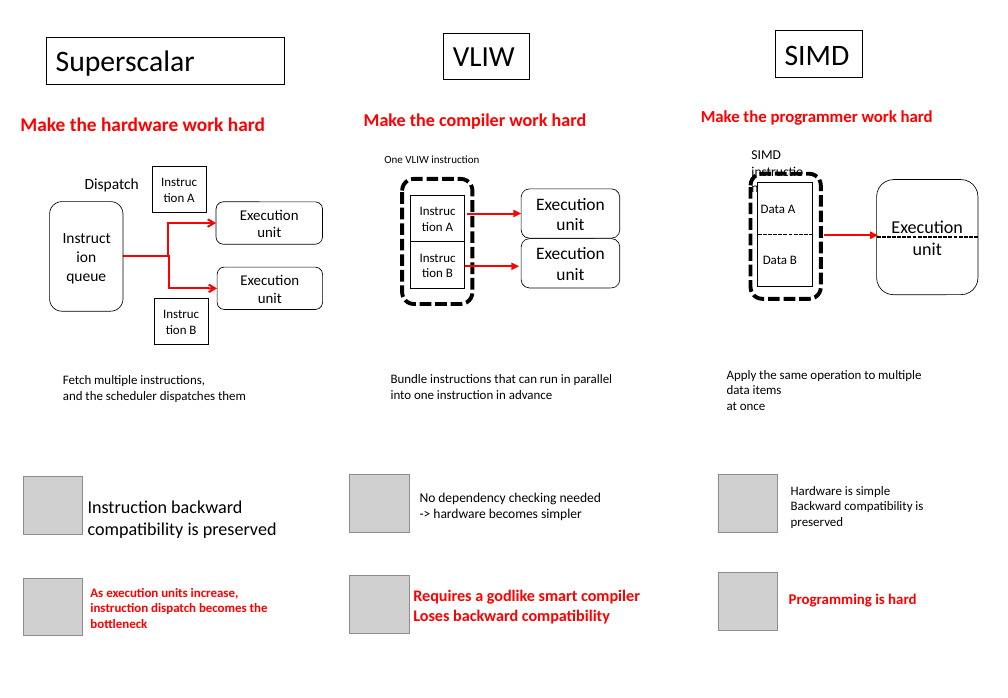
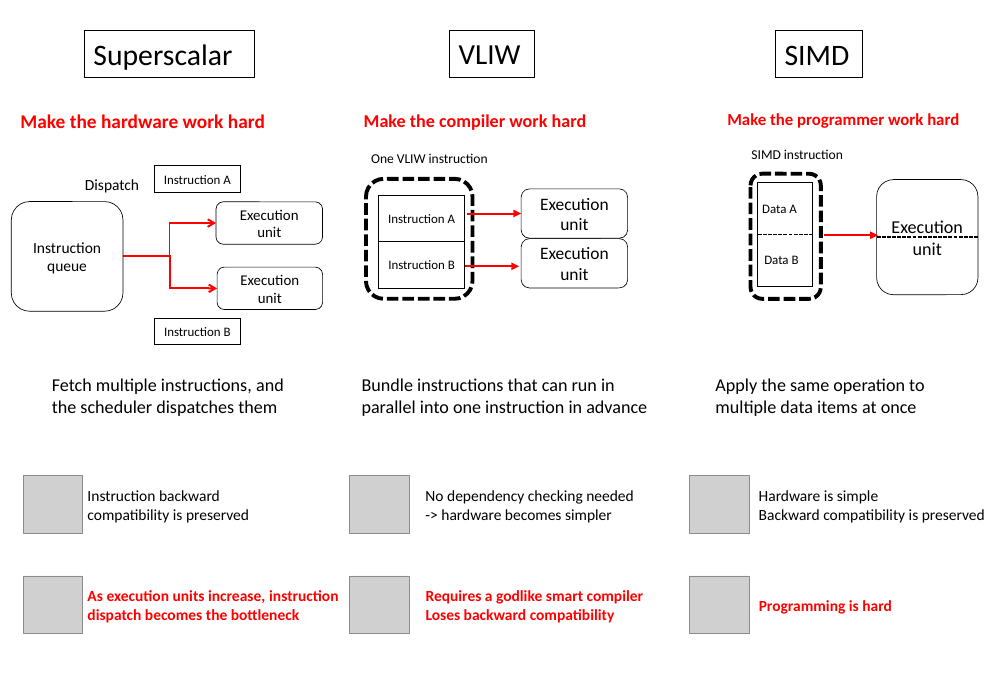
Before and after one commit to kaityo256/sevendayshpc, a slide deck: slide 2 of site-assets/sources/day7/fig-ja-en.pptx. Drawn at 1008x698 pixels with LibreOffice and Linux fonts; fonts in the diff are those of the drawing; grey boxes stand for pictures. Boxes give left, top, right and bottom in pixels: in the first picture for what was removed or moved away, otherwise in the second. Text is boxed around its words. In the diff, an @@ line names an element or a change of style, - is before the commit and + after.

```diff
--- a/site-assets/sources/day7/fig-ja-en.pptx
+++ b/site-assets/sources/day7/fig-ja-en.pptx
@@ rectangle "Superscalar": place and size @@
-rectangle "Superscalar" at box(47, 37, 285, 84)
+rectangle "Superscalar" at box(85, 31, 255, 77)
@@ rectangle "VLIW": place and size @@
-rectangle "VLIW" at box(444, 34, 530, 80)
+rectangle "VLIW" at box(450, 31, 535, 77)
@@ text "Make the programmer work hard": place and size @@
-text "Make the programmer work hard" at box(701, 110, 933, 125)
+text "Make the programmer work hard" at box(727, 113, 959, 128)
@@ text "One VLIW instruction": place and size @@
-text "One VLIW instruction" at box(384, 155, 479, 163)
+text "One VLIW instruction" at box(371, 153, 488, 163)
@@ text "One VLIW instruction" at box(371, 153, 488, 163): size 8.5 to 10.5 pt @@
@@ text "SIMD instruction" rewrapped from box(751, 150, 780, 159) to box(751, 149, 843, 159) @@
@@ rectangle "Instruction A": place and size @@
-rectangle "Instruction A" at box(152, 166, 206, 212)
+rectangle "Instruction A" at box(155, 166, 241, 192)
@@ rounded rectangle: place and size @@
-rounded rectangle at box(402, 179, 473, 303)
+rounded rectangle at box(366, 179, 472, 299)
@@ rounded rectangle "Instruction queue": place and size @@
-rounded rectangle "Instruction queue" at box(49, 202, 123, 312)
+rounded rectangle "Instruction queue" at box(11, 202, 123, 312)
@@ rectangle "Instruction A": place and size @@
-rectangle "Instruction A" at box(410, 195, 464, 241)
+rectangle "Instruction A" at box(379, 195, 465, 241)
@@ rounded rectangle "Execution": place and size @@
-rounded rectangle "Execution" at box(521, 189, 620, 238)
+rounded rectangle "Execution" at box(521, 189, 627, 238)
@@ elbow arrow (123, 257) - (216, 223): route changed @@
@@ rounded rectangle "Execution": place and size @@
-rounded rectangle "Execution" at box(521, 238, 620, 288)
+rounded rectangle "Execution" at box(521, 238, 627, 288)
@@ rectangle "Instruction B": place and size @@
-rectangle "Instruction B" at box(410, 241, 464, 288)
+rectangle "Instruction B" at box(379, 241, 465, 288)
@@ rectangle "Instruction B": place and size @@
-rectangle "Instruction B" at box(155, 299, 208, 345)
+rectangle "Instruction B" at box(155, 318, 241, 344)
@@ text at box(52, 378, 284, 416): text changed; size 10 to 14 pt @@
-Fetch multiple instructions,
-and the scheduler dispatches them
+Fetch multiple instructions, and the scheduler dispatches them
@@ text at box(362, 378, 647, 416): text changed; size 10 to 14 pt @@
-Bundle instructions that can run in parallel
-into one instruction in advance
+Bundle instructions that can run in parallel into one instruction in advance
@@ text at box(715, 378, 924, 416): text changed; size 10 to 14 pt @@
-Apply the same operation to multiple data items
-at once
+Apply the same operation to multiple data items at once
@@ picture: place and size @@
-picture at box(719, 475, 778, 532)
+picture at box(690, 476, 749, 533)
@@ text "Instruction backward compatibility is preserved": place and size @@
-text "Instruction backward compatibility is preserved" at box(88, 500, 277, 538)
+text "Instruction backward compatibility is preserved" at box(87, 490, 249, 523)
@@ text "Instruction backward compatibility is preserved" at box(87, 490, 249, 523): size 14 to 12 pt @@
@@ text "No dependency checking needed" at box(425, 490, 633, 523): size 10.5 to 12 pt @@
@@ text "Hardware is simple": place and size @@
-text "Hardware is simple" at box(791, 486, 923, 528)
+text "Hardware is simple" at box(759, 490, 985, 523)
@@ text "Hardware is simple" at box(759, 490, 985, 523): size 10 to 12 pt @@
@@ text at box(87, 590, 338, 623): text changed; size 10 to 12 pt @@
-As execution units increase,
-instruction dispatch becomes the bottleneck
+As execution units increase, instruction dispatch becomes the bottleneck
@@ text at box(426, 590, 644, 623): text changed; size 12.5 to 12 pt @@
-Requires a godlike smart compiler
-Loses backward compatibility
+Requires a godlike smart compiler Loses backward compatibility
@@ picture: place and size @@
-picture at box(719, 573, 778, 631)
+picture at box(690, 576, 749, 634)
@@ text "Programming is hard": place and size @@
-text "Programming is hard" at box(789, 593, 916, 607)
+text "Programming is hard" at box(759, 600, 892, 614)
@@ text "Programming is hard" at box(759, 600, 892, 614): size 11.5 to 12 pt @@
```
Also in this commit, not shown: 1 other file.
